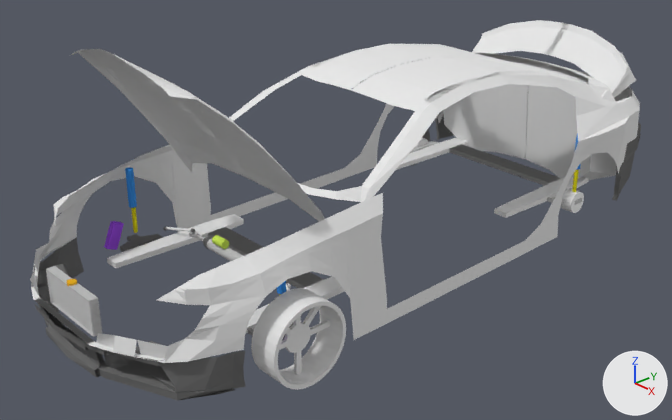
One commit to the Blender file BMW/bmw150i.blend: the scene before it, then after it.
The view is the same before and after, from a 50 mm lens placed at (8.44, -8.14, 5.0), pointed at (0.02, -0.54, -0.09). Every picture has the same lights, and +X, +Y and +Z are marked at lower right.

Objects in the first picture: 'body', 'frontBumper', 'frontSuspensionFrame', 'frontSuspensionFrame.001', 'hood', 'radiator', 'rearBumper', 'trunk', 'wheel'.
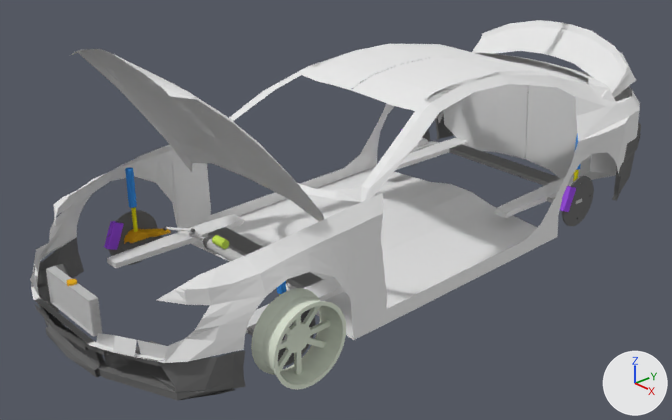
Edits to the bpy script that builds the scene:
```text
Add mat_wheelsmat:
    mat_wheelsmat = diffuse_material('WheelsMat')
    mat_wheelsmat.base_color = (0.735, 0.8, 0.674)  # white #dfe7d6
Change me_plane_001:
    used by ob_body; location = (0.0, -4.49, -0.21); scale = (0.613, -0.0375, 1.0)
    remove me_plane_001.from_pydata(...)  # 492 vertices, 344 faces, 4 loose edges; spans x -3.0..3.0, y -245.0..1.0, z -1.0..2.0
    add me_plane_001.from_pydata(...)  # 528 vertices, 374 faces, 4 loose edges; spans x -3.0..3.0, y -245.0..1.0, z -1.0..2.0
    me_plane_001 part 1
    36 vertices are added at x -3.0..3.0, y -173.0..-69.0, z -1.0..0.0
    30 new faces join them
Change me_cylinder_024:
    used by ob_wheel; location = (1.8, -2.68, -0.37); rotation_euler = (0.0, 1.571, 0.0), in degrees (0, 90, 0); scale = (0.505, 0.505, 0.192)
    remove me_cylinder_024.from_pydata(...)  # 234 vertices, 144 faces; spans x -1.0..1.0, y -1.0..1.0, z -1.0..1.0
    add me_cylinder_024.from_pydata(...)  # 376 vertices, 284 faces; spans x -1.0..1.0, y -1.0..1.0, z -1.0..1.0
    me_cylinder_024 part 2
    37 faces are deleted
    104 vertices are added at x -0.92..0.92, y -0.92..0.92, z -0.33..-0.1
    6 new vertices lie (0.32, 0.48, 0.0) away from vertices in x 0.15..0.26, y 0.25..0.32, z -0.33..-0.1
    32 new vertices lie (0.0, 0.0, 0.62) away from vertices in x -0.92..0.92, y -0.92..0.92, z -0.31
    177 new faces join them
    me_cylinder_024 part 3: 107 faces spanning x -1.0..1.0, y -1.0..1.0, z -1.0..1.0 switch from no material to mat_wheelsmat (white #dfe7d6)
Change ob_caliper:
    remove ob_caliper.hide_viewport = True
Change ob_brakedisk_003:
    remove ob_brakedisk_003.hide_viewport = True
Change ob_frontrightrotationnuckle:
    remove ob_frontrightrotationnuckle.hide_viewport = True
Change ob_brakedisk_001:
    remove ob_brakedisk_001.hide_viewport = True
Change ob_brakedisk:
    remove ob_brakedisk.hide_viewport = True
```

What differs and where, as boxes (x1, y1, x2, y2) in the pictures (672 x 420 px):
'brakeDisk.003', shown: after (562, 176, 594, 226)
'brakeDisk.001', shown: after (109, 210, 158, 265)
'frontRightRotationNuckle', shown: after (124, 228, 170, 244)
'brakeDisk', shown: after (278, 309, 315, 366)
'caliper', shown: after (560, 186, 576, 212)
part 1 of me_plane_001, added: after (191, 167, 537, 340)
part 2 of me_cylinder_024, built on: before (251, 288, 332, 385); after (251, 288, 326, 376)
part 3 of me_cylinder_024, recoloured: (274, 301, 346, 390) in both
